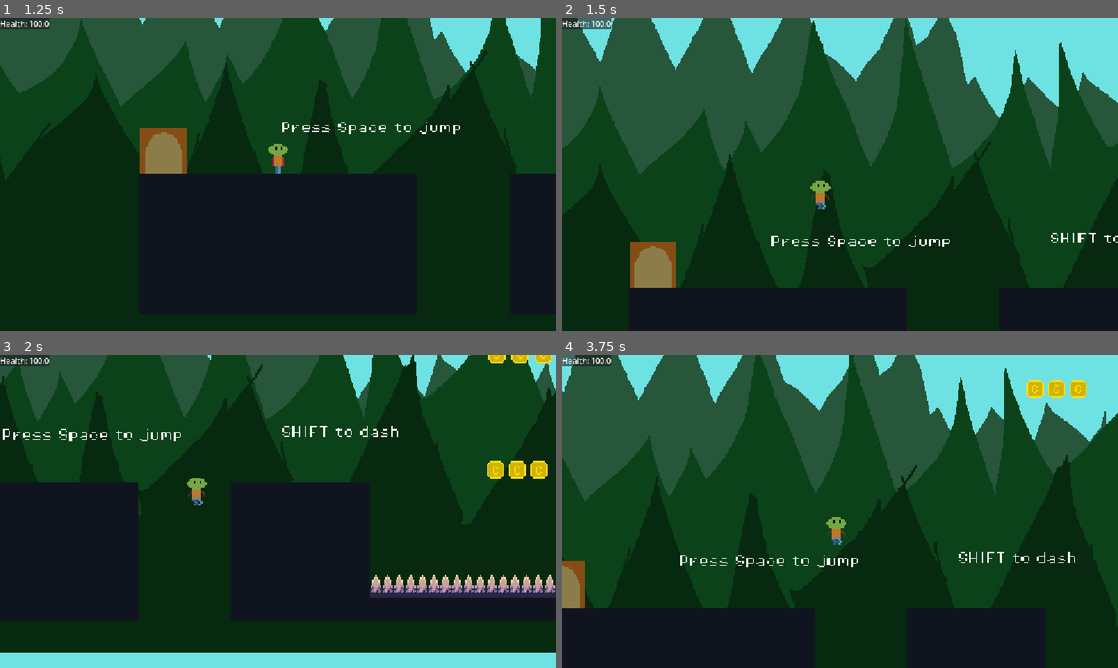
Above: before the commit, frames 1-4 (two rows, left to right).
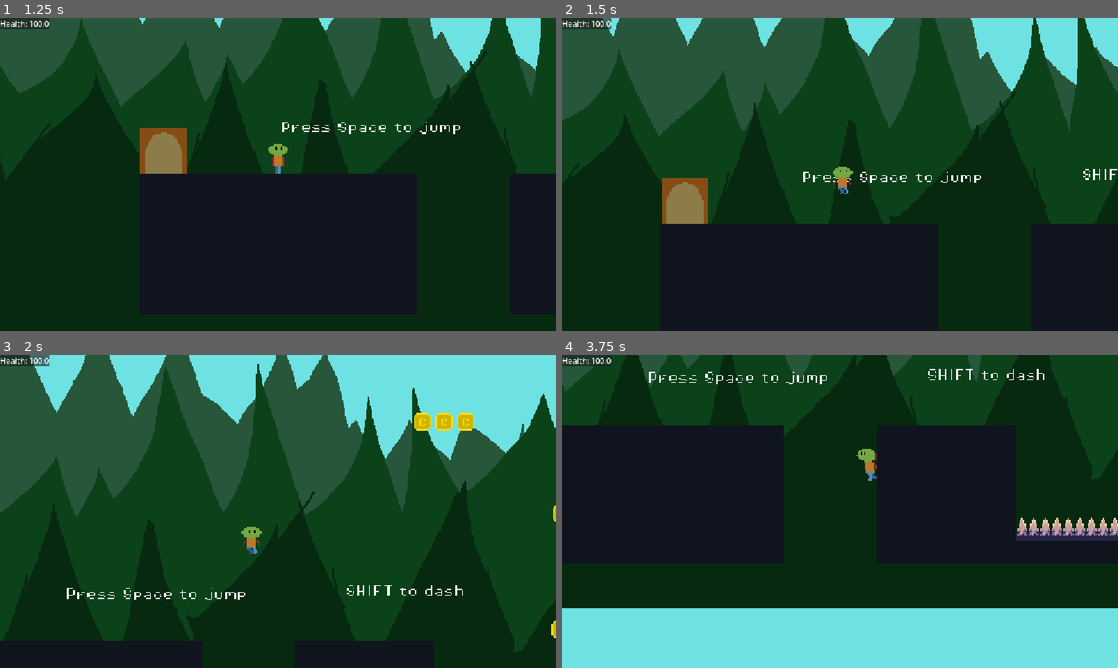
Above: after the commit, the same moments.

Repository: Sanved001/scribe-2d
Game: Godot game, scene res://scenes/boot.tscn
The game is run twice, just before and just after one commit, with the same random seed, the same clock (stepped at 60 frames per second) and the same inputs.
Inputs (mouse positions are in pixels of both pictures, inside the frame that each line leads up to):
- Up to frame 1 (1.25 s): click "Start" at 0.5 s
- Up to frame 2 (1.5 s): tap Space (jump) at 1.25, 1.35 s; move the mouse to (962, 158) at 1.27 s; hold D (right) from 1.28 s (still down)
- Up to frame 3 (2 s): keep holding D (right); tap Space (jump) at 1.52, 1.82 s
- Up to frame 4 (3.75 s): tap Space (jump) at 2, 2.27, 2.3, 2.57, 2.75, 3.05, 3.5 s; move the mouse to (728, 527) at 2.02 s; click (728, 527) at 2.1 s; move the mouse to (895, 442) at 2.77 s; release D (right) at 2.78 s; hold A (left) 2.78-3.53 s; hold Shift (dash) 2.78-3.53 s; move the mouse to (812, 574) at 3.52 s; hold D (right) from 3.53 s (still down); tap E (interact) at 3.6 s

Frame 1 is identical in both runs. In frame 2, 37% of the frame differs, in the area x 0-100%, y 0-87%; in frame 3, 72%; in frame 4, 81%, in the area x 0-100%, y 0-100%.

Commit message:
Movement Overhaul
# Current Commit:
Changed the FileAccess.file_exists to Resource.exists in audio manager
made the camera move less
added head nudge so player dosent barely hit ceilling
added lodgeclimb so if player barely fails making it up a platform we help him
Entire movement system overhaul, unclimbable walls in progress

Diff:
--- a/default_bus_layout.tres
+++ b/default_bus_layout.tres
@@ -5,5 +5,5 @@
 bus/1/solo = false
 bus/1/mute = false
 bus/1/bypass_fx = false
-bus/1/volume_db = -1.519247
+bus/1/volume_db = -5.045384
 bus/1/send = &"Master"
--- a/scenes/autoloads/audio_manager.gd
+++ b/scenes/autoloads/audio_manager.gd
@@ -12,7 +12,7 @@
 
 
 func play_bgm(bgm_path: String):
-	if not FileAccess.file_exists(bgm_path):
+	if not ResourceLoader.exists(bgm_path):
 		Log.log_error("Audio File missing: %s" % bgm_path, self)
 		return
 
--- a/scenes/player.tscn
+++ b/scenes/player.tscn
@@ -355,6 +355,65 @@
 script = ExtResource("7_fjrip")
 player = NodePath("..")
 
+[node name="CoyoteJumpTimer" type="Timer" parent="." unique_id=2071971645]
+wait_time = 0.2
+
+[node name="JumpBufferTimer" type="Timer" parent="." unique_id=1143686143]
+wait_time = 0.12
+one_shot = true
+
+[node name="HeadNudgeRaycasts" type="Node2D" parent="." unique_id=1986823858]
+
+[node name="LeftCorner_HeadNudge" type="RayCast2D" parent="HeadNudgeRaycasts" unique_id=248515358]
+position = Vector2(-3, -20)
+target_position = Vector2(0, -3)
+hit_from_inside = true
+
+[node name="Left_HeadNudge" type="RayCast2D" parent="HeadNudgeRaycasts" unique_id=661184353]
+position = Vector2(-2, -20)
+target_position = Vector2(0, -3)
+hit_from_inside = true
+
+[node name="Right_HeadNudge" type="RayCast2D" parent="HeadNudgeRaycasts" unique_id=998570901]
+position = Vector2(2, -20)
+target_position = Vector2(0, -3)
+hit_from_inside = true
+
+[node name="RightCorner_HeadNudge" type="RayCast2D" parent="HeadNudgeRaycasts" unique_id=1793372364]
+position = Vector2(3, -20)
+target_position = Vector2(0, -3)
+hit_from_inside = true
+
+[node name="LedgeHopRaycasts" type="Node2D" parent="." unique_id=748494164]
+
+[node name="RightBottom_LedgeHop" type="RayCast2D" parent="LedgeHopRaycasts" unique_id=1931785621]
+position = Vector2(3, -2)
+target_position = Vector2(2, 0)
+hit_from_inside = true
+
+[node name="RightTop_LedgeHop" type="RayCast2D" parent="LedgeHopRaycasts" unique_id=926501693]
+position = Vector2(3, -8)
+target_position = Vector2(2, 0)
+hit_from_inside = true
+
+[node name="LeftTop_LedgeHop" type="RayCast2D" parent="LedgeHopRaycasts" unique_id=1098965747]
+position = Vector2(-3, -8)
+target_position = Vector2(-2, 0)
+hit_from_inside = true
+
+[node name="LeftBottom_LedgeHop" type="RayCast2D" parent="LedgeHopRaycasts" unique_id=1723217404]
+position = Vector2(-3, -2)
+target_position = Vector2(-2, 0)
+hit_from_inside = true
+
+[node name="wall_contact_coyote_timer" type="Timer" parent="." unique_id=1638944060]
+wait_time = 0.05
+one_shot = true
+
+[node name="wall_jump_lock_timer" type="Timer" parent="." unique_id=1479304250]
+wait_time = 0.5
+one_shot = true
+
 [connection signal="area_entered" from="Hurtbox" to="." method="_on_hurtbox_area_entered"]
 [connection signal="body_entered" from="Interaction Zone Piviot/Interaction Zone" to="." method="_on_interaction_zone_body_entered"]
 [connection signal="body_exited" from="Interaction Zone Piviot/Interaction Zone" to="." method="_on_interaction_zone_body_exited"]
--- a/scripts/player.gd
+++ b/scripts/player.gd
@@ -9,10 +9,14 @@
 @export var Interaction_Zone:Area2D
 @export var Interaction_Zone_Piviot:Node2D
 @export var player_camera:Camera2D
+@onready var wall_contact_coyote_timer: Timer = $wall_contact_coyote_timer
+@onready var wall_jump_lock_timer: Timer = $wall_jump_lock_timer
 
 
 @onready var red_sword: Sprite2D = $WeaponPiviot/red_sword
 @onready var red_sword_hitbox_collider: CollisionShape2D = $WeaponPiviot/red_sword/Hitbox/red_sword_hitbox_collider
+@onready var jump_buffer_timer: Timer = $JumpBufferTimer
+@onready var coyote_jump_timer: Timer = $CoyoteJumpTimer
 
 
 var Debug_Mode:bool = OS.is_debug_build()
@@ -38,114 +42,22 @@
 var player_is_on_ground:bool = false
 var coyote_jump:bool = false
 var original_spawn_position:Vector2 = Vector2(0, 0)
+var coyote_time_activated:bool = false
+
+#var wall_contact_coyote:float = 0.0
+#const WALL_CONTACT_COYOTE_TIME:float = 0.2
+#
+#var wall_jump_lock: float = 0.0
+#const WALL_JUMP_LOCK_TIME:float = 0.05
+
+var look_direction:int = 1
 
 const SPEED = 200.0
 const JUMP_VELOCITY = -350.0
 const DASH_SPEED = 400.0
-
-
-func Respawn_Player(hard_respawn:bool):
-	if GameManager.last_checkpoint_position != Vector2.ZERO:
-		self.global_position = GameManager.last_checkpoint_position
-		health = 100
-		SignalBus.Update_Health_Label.emit("Health: %s" % health)
-	else:
-		self.global_position = original_spawn_position
-		health = 100
-		SignalBus.Update_Health_Label.emit("Health: %s" % health)
-	velocity = Vector2.ZERO
-
-	reset_physics_interpolation()
-	player_camera.global_position = self.global_position
-	player_camera.reset_smoothing()
-
-
-
-
-func player_take_damage(damage:float, source_area:Area2D = null):
-	if damage == 0:
-		return
-	else:
-		health -= damage
-
-
-
-	if source_area != null:
-		var knockback_direction = global_position - source_area.global_position
-		knockback_direction = knockback_direction.normalized()
-		velocity = knockback_direction * source_area.entity_knockback_strength
-		velocity.y -= 1 # MAKE THE PLAYER JUMP EVEN IF AT 0 Y VELOCITY
-		if velocity.x != 0:
-			var sign_x = sign(velocity.x)
-			if abs(velocity.x) < 200:
-				velocity.x = sign_x * 200
-
-		if velocity.y != 0:
-			var sign_y = sign(velocity.y)
-			if abs(velocity.y) < 200:
-				velocity.y = sign_y * 200
-
-		if velocity.y == 0:
-			velocity.y = -200
-		if velocity.x == 0:
-			if global_position.x >= source_area.global_position.x:
-				velocity.x = 200 # move right
-			else:
-				velocity.x = -200 # move left
-
-		Player_Flash()
-		input_cooldown(0.2)
-
-	if health <= 0:
-		SignalBus.Slow_motion_start.emit(0.1)
-		await get_tree().create_timer(0.2).timeout
-		SignalBus.Slow_motion_stop.emit()
-		#get_tree().call_deferred("reload_current_scene")
-		SignalBus.Respawn.emit(false)
-
-		return
-	SignalBus.Update_Health_Label.emit("Health: %s" % health)
-	GameManager.player_health = health
-
-
-	damage_grace_period_cooldown_start(0.1)
-
-
-
-
-
-func playanimation(animation_name:String = "", m_direction:float = 0.0):
-	if not animation_name == "":
-		my_animation_player.play(animation_name)
-	else:
-		playanimation_direction(m_direction)
-
-
-func playanimation_direction(direction:float):
-	if not is_on_floor():
-		# jump
-		if not is_on_wall():
-			my_animation_player.play('player_jump')
-		elif is_on_wall():
-			my_animation_player.play('player_wall_slide')
-
-	elif direction != 0:
-		my_animation_player.play('player_run')
-
-	else:
-		my_animation_player.play("player_idle")
-
-	if direction != 0:
-		sprite_player.flip_h = (direction < 0)
-		Wall_Climb_RayCast2D.rotation = PI if direction < 0 else 0.0
-		Wall_Climb_RayCast2D2.rotation = PI if direction < 0 else 0.0
-		Interaction_raycast.rotation = PI if direction < 0 else 0.0
-
-
-
-func _is_my_input_busy(value:bool):
-	input_is_busy = value
-
+const FRICTION = 25
+const ACCELERATION = 20
+const WALL_JUMP_PUSH_FORCE = 500
 
 
 func _ready() -> void:
@@ -162,17 +74,24 @@
 
 
 func _physics_process(delta: float) -> void:
-
 	if (is_on_floor() or is_on_wall()):
 		last_animation_direction = 0.0
 		if not player_is_dashing:
 			dash_count = 1
+
 	if is_on_floor():
-		player_is_on_ground = true
-	elif player_is_on_ground:
-			player_is_on_ground = false
-			if not coyote_jump:
-				coyote_jump_timer()
+		coyote_time_activated = false
+	else:
+		if coyote_jump_timer.is_stopped() and not coyote_time_activated:
+			coyote_jump_timer.start()
+			coyote_time_activated = true
+
+	#if is_on_floor():
+		#player_is_on_ground = true
+	#elif player_is_on_ground:
+			#player_is_on_ground = false
+			#if not coyote_jump:
+				#coyote_jump_timer()
 
 
 
@@ -194,31 +113,94 @@
 			velocity.y += get_gravity().y * 1.25 * delta
 
 	# Handle jump.
-	if not input_is_busy:
-		if not jump_disabled:
-			# If player jumped while holding an object LET IT GO!
-			if Input.is_action_just_pressed("jump"):
-				if player_is_holding_objects.size() > 0:
-					var released_object = player_is_holding_objects[0]
-					player_is_holding_objects.erase(released_object)
-					SignalBus.Player_Interact_Movable_Object.emit(released_object, self, false)
-
-			if Input.is_action_just_pressed("jump") and (is_on_floor() or coyote_jump):
-				velocity.y = JUMP_VELOCITY
-				coyote_jump = false
-				player_is_on_ground = false
-
-			elif Input.is_action_just_pressed("jump") and (is_on_wall() or coyote_jump):
-				if is_wall_climbable():
-					if Input.is_action_pressed("left"):
-						velocity.x += 50
-						velocity.y = JUMP_VELOCITY-10
-						input_cooldown(0.2)
-
-					elif Input.is_action_pressed("right"):
-						velocity.x -= 50
-						velocity.y = JUMP_VELOCITY-10
-						input_cooldown(0.2)
+
+	if not input_is_busy and not jump_disabled:
+
+		if Input.is_action_just_pressed("jump"):
+			if jump_buffer_timer.is_stopped():
+				jump_buffer_timer.start()
+
+		if not jump_buffer_timer.is_stopped()\
+		and (not coyote_jump_timer.is_stopped()\
+		or is_on_floor()\
+		or not wall_contact_coyote_timer.is_stopped()):
+			velocity.y = JUMP_VELOCITY
+			jump_buffer_timer.stop()
+			coyote_jump_timer.stop()
+			coyote_time_activated = true
+
+			# WALL JUMP
+			if not wall_contact_coyote_timer.is_stopped():
+				velocity.x = -look_direction * WALL_JUMP_PUSH_FORCE
+				wall_jump_lock_timer.start()
+
+		#if Input.is_action_just_pressed("jump"):
+			#if is_on_floor() or coyote_jump:
+				#velocity.y = JUMP_VELOCITY
+				#coyote_jump = false
+		if Input.is_action_just_released("jump") and velocity.y < 0 or is_on_ceiling():
+			velocity.y = velocity.y/4
+
+
+
+
+
+	# NUDGE THE PLAYER TOWARDS LEFT OR RIGHT IF IT BARELY HITS SOMETHING ON THE TOP
+	if velocity.y < JUMP_VELOCITY/2:
+		var head_collision: Array = [$HeadNudgeRaycasts/LeftCorner_HeadNudge.is_colliding(),\
+		$HeadNudgeRaycasts/Left_HeadNudge.is_colliding(),\
+		$HeadNudgeRaycasts/RightCorner_HeadNudge.is_colliding(),\
+		$HeadNudgeRaycasts/Right_HeadNudge.is_colliding()]
+		if head_collision.count(true) == 1:
+			if head_collision[0]:
+				global_position.x += 2
+			if head_collision[2]:
+				global_position.x -= 2
+
+	# IF THE PLAYER JUST BARELY MISSED THE PLATFORM WHILE JUMPING HELP HIM GET UP
+	if velocity.y > -30 and velocity.y < -5 and abs(velocity.x) > 5:
+		if $LedgeHopRaycasts/LeftBottom_LedgeHop.is_colliding()\
+		and not $LedgeHopRaycasts/LeftTop_LedgeHop.is_colliding()\
+		and velocity.x < 0:
+			velocity.y += JUMP_VELOCITY/3.25
+		if $LedgeHopRaycasts/RightBottom_LedgeHop.is_colliding()\
+		and not $LedgeHopRaycasts/RightTop_LedgeHop.is_colliding()\
+		and velocity.x > 0:
+			velocity.y += JUMP_VELOCITY/3.25
+
+	if not is_on_floor() and velocity.y > 0 and is_on_wall() and\
+	Input.get_axis("left", "right") != 0:
+		look_direction = Input.get_axis("left", "right")
+		wall_contact_coyote_timer.start()
+		velocity.y = 10
+
+
+
+	#if not input_is_busy:
+		#if not jump_disabled:
+			## If player jumped while holding an object LET IT GO!
+			#if Input.is_action_just_pressed("jump"):
+				#if player_is_holding_objects.size() > 0:
+					#var released_object = player_is_holding_objects[0]
+					#player_is_holding_objects.erase(released_object)
+					#SignalBus.Player_Interact_Movable_Object.emit(released_object, self, false)
+				#
+			#if Input.is_action_just_pressed("jump") and (is_on_floor() or coyote_jump):
+				#velocity.y = JUMP_VELOCITY
+				#coyote_jump = false
+				#player_is_on_ground = false
+				#
+			#elif Input.is_action_just_pressed("jump") and (is_on_wall() or coyote_jump):
+				#if is_wall_climbable():
+					#if Input.is_action_pressed("left"):
+						#velocity.x += 50
+						#velocity.y = JUMP_VELOCITY-10
+						#input_cooldown(0.2)
+						#
+					#elif Input.is_action_pressed("right"):
+						#velocity.x -= 50
+						#velocity.y = JUMP_VELOCITY-10
+						#input_cooldown(0.2)
 
 
 		# PLANE SHIFTING
@@ -236,18 +218,24 @@
 		# As good practice, you should replace UI actions with custom gameplay actions.
 		var direction := Input.get_axis("left", "right")
 		Change_Interaction_Zone_Piviot(direction)
-
+		var velocity_weight: float = delta * (ACCELERATION if direction else FRICTION)
+		# WALL JUMP
+
+		if not wall_jump_lock_timer.is_stopped():
+			velocity.x = lerp(velocity.x, direction * SPEED, velocity_weight*0.5)
+		else:
+			velocity.x = lerp(velocity.x, direction * SPEED, velocity_weight)
+
+		intended_velocity.x = velocity.x
 		if (direction != 0):
 			last_animation_direction = direction
 			last_direction = direction
 			#RaycastPiviot.scale.x = 1
-			if direction:
-				velocity.x = direction * SPEED
-				intended_velocity.x = velocity.x
+			#velocity.x = direction * SPEED
 		else:
 			#RaycastPiviot.scale.x = -1
-			velocity.x = move_toward(velocity.x, 0, SPEED)
-			intended_velocity.x = velocity.x
+			#velocity.x = move_toward(velocity.x, 0, SPEED)
+
 			playanimation("" , 0.0)
 
 
@@ -317,6 +305,109 @@
 	move_and_slide()
 
 
+
+func Respawn_Player(hard_respawn:bool):
+	if GameManager.last_checkpoint_position != Vector2.ZERO:
+		self.global_position = GameManager.last_checkpoint_position
+		health = 100
+		SignalBus.Update_Health_Label.emit("Health: %s" % health)
+	else:
+		self.global_position = original_spawn_position
+		health = 100
+		SignalBus.Update_Health_Label.emit("Health: %s" % health)
+	velocity = Vector2.ZERO
+
+	reset_physics_interpolation()
+	player_camera.global_position = self.global_position
+	player_camera.reset_smoothing()
+
+
+
+
+func player_take_damage(damage:float, source_area:Area2D = null):
+	if damage == 0:
+		return
+	else:
+		health -= damage
+
+
+
+	if source_area != null:
+		var knockback_direction = global_position - source_area.global_position
+		knockback_direction = knockback_direction.normalized()
+		velocity = knockback_direction * source_area.entity_knockback_strength
+		velocity.y -= 1 # MAKE THE PLAYER JUMP EVEN IF AT 0 Y VELOCITY
+		if velocity.x != 0:
+			var sign_x = sign(velocity.x)
+			if abs(velocity.x) < 200:
+				velocity.x = sign_x * 200
+
+		if velocity.y != 0:
+			var sign_y = sign(velocity.y)
+			if abs(velocity.y) < 200:
+				velocity.y = sign_y * 200
+
+		if velocity.y == 0:
+			velocity.y = -200
+		if velocity.x == 0:
+			if global_position.x >= source_area.global_position.x:
+				velocity.x = 200 # move right
+			else:
+				velocity.x = -200 # move left
+
+		Player_Flash()
+		input_cooldown(0.2)
+
+	if health <= 0:
+		SignalBus.Slow_motion_start.emit(0.1)
+		await get_tree().create_timer(0.2).timeout
+		SignalBus.Slow_motion_stop.emit()
+		#get_tree().call_deferred("reload_current_scene")
+		SignalBus.Respawn.emit(false)
+
+
+
+	SignalBus.Update_Health_Label.emit("Health: %s" % health)
+	GameManager.player_health = health
+
+
+	damage_grace_period_cooldown_start(0.1)
+
+
+
+
+
+func playanimation(animation_name:String = "", m_direction:float = 0.0):
+	if not animation_name == "":
+		my_animation_player.play(animation_name)
+	else:
+		playanimation_direction(m_direction)
+
+
+func playanimation_direction(direction:float):
+	if not is_on_floor():
+		# jump
+		if not is_on_wall():
+			my_animation_player.play('player_jump')
+		elif is_on_wall():
+			my_animation_player.play('player_wall_slide')
+
+	elif direction != 0:
+		my_animation_player.play('player_run')
+
+	else:
+		my_animation_player.play("player_idle")
+
+	if direction != 0:
+		sprite_player.flip_h = (direction < 0)
+		Wall_Climb_RayCast2D.rotation = PI if direction < 0 else 0.0
+		Wall_Climb_RayCast2D2.rotation = PI if direction < 0 else 0.0
+		Interaction_raycast.rotation = PI if direction < 0 else 0.0
+
+
+
+func _is_my_input_busy(value:bool):
+	input_is_busy = value
 
 
 
@@ -505,7 +596,7 @@
 		dialog_ui_is_busy = false
 
 
-func coyote_jump_timer():
+func coyote_jump_timertwo():
 	coyote_jump = true
 	await get_tree().create_timer(0.2).timeout
 	coyote_jump = false
--- a/scripts/player_camera.gd
+++ b/scripts/player_camera.gd
@@ -3,7 +3,7 @@
 
 @export var smooth_speed:float = 2
 @export var lookahead_camera_enabled:bool = true
-@export var lookahead_distance_x:float = 100
+@export var lookahead_distance_x:float = 50
 @export var lookahead_distance_y:float = 150
 
 var max_velocity = Vector2(200, 300)
@@ -40,7 +40,7 @@
 	var fps_independent_weight = 1.0 - exp(-smooth_speed * delta)
 
 	offset = offset.lerp(target_offset, fps_independent_weight)
-	offset.y = min(offset.y, 140)
+	offset.y = min(offset.y, lookahead_distance_y)
 	#if lookahead_camera_enabled:
 		#offset = offset.lerp(player.velocity, delta * lerp_speed)
 		#offset = offset.clamp(Vector2(-50,-50), Vector2(50,50))
Not shown, changed: Scribe-2d-updates.txt
